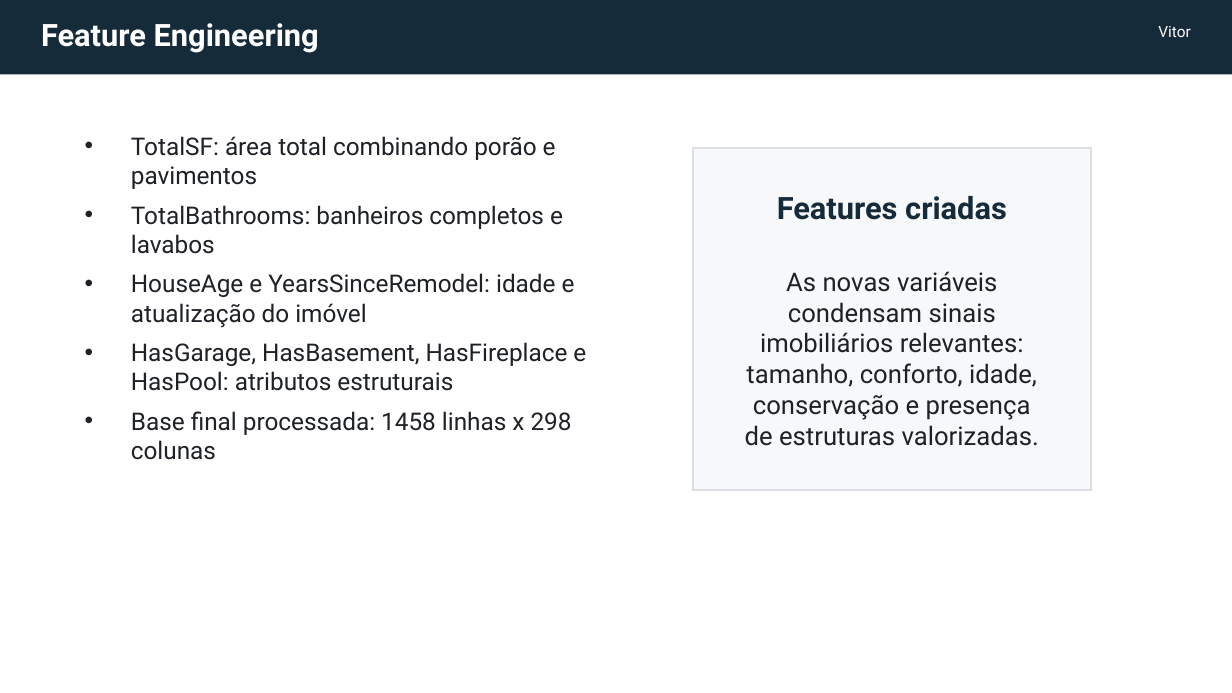
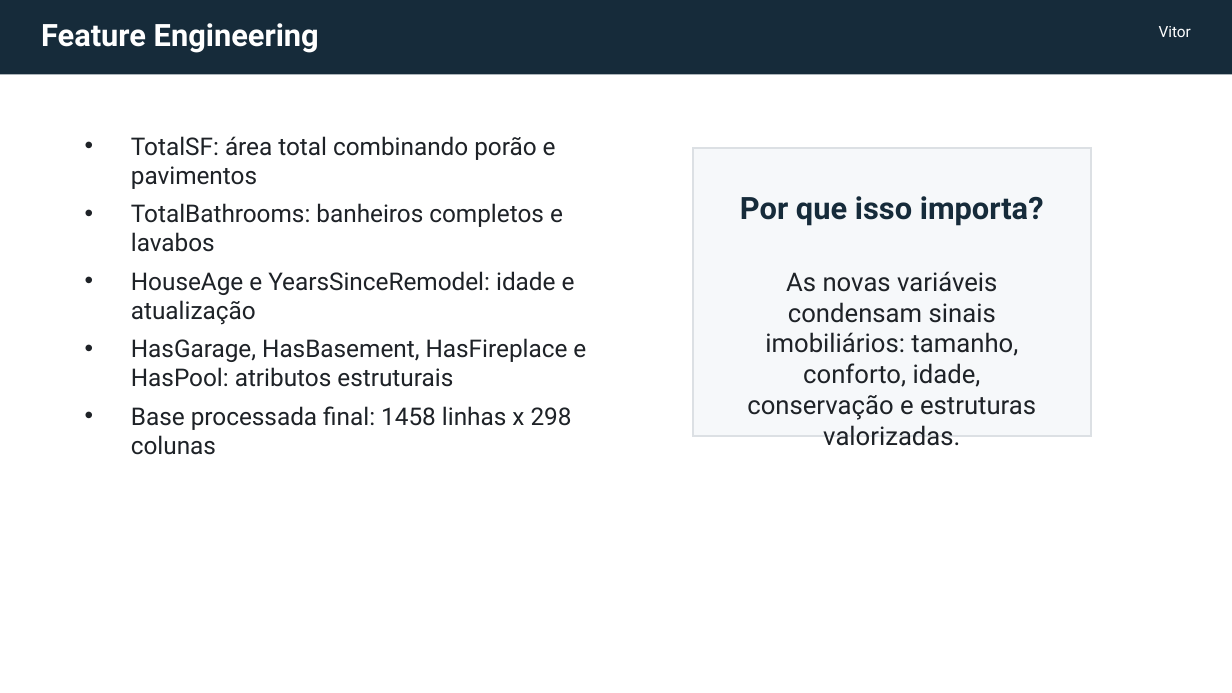
Before and after one commit to luisflipefv/analise-de-dados-c3, a slide deck: slide 5 of slides/apresentacao_house_prices_c3.pptx. Drawn at 1232x693 pixels with LibreOffice and Linux fonts; fonts in the diff are those of the drawing. Boxes give left, top, right and bottom in pixels: in the first picture for what was removed or moved away, otherwise in the second. Text is boxed around its words. In the diff, an @@ line names an element or a change of style, - is before the commit and + after.

```diff
--- a/slides/apresentacao_house_prices_c3.pptx
+++ b/slides/apresentacao_house_prices_c3.pptx
@@ text at box(131, 136, 586, 387): less space between paragraphs @@
@@ rectangle: place and size @@
-rectangle at box(693, 148, 1092, 490)
+rectangle at box(693, 148, 1092, 436)
@@ text at box(740, 196, 1044, 226): text changed @@
-Features criadas
+Por que isso importa?
@@ text at box(131, 271, 575, 325): text changed @@
-• HouseAge e YearsSinceRemodel: idade e atualização do imóvel
+• HouseAge e YearsSinceRemodel: idade e atualização
@@ text at box(747, 271, 1036, 446): text changed @@
-As novas variáveis condensam sinais imobiliários relevantes: tamanho, conforto, idade, conservação e presença de estruturas valorizadas.
+As novas variáveis condensam sinais imobiliários: tamanho, conforto, idade, conservação e estruturas valorizadas.
@@ text at box(131, 406, 572, 455): text changed @@
-• Base final processada: 1458 linhas x 298 colunas
+• Base processada final: 1458 linhas x 298 colunas
```
Also in this commit, not shown: 9 other slides changed, 3 slides added, 2 slides removed, 2 other files.
